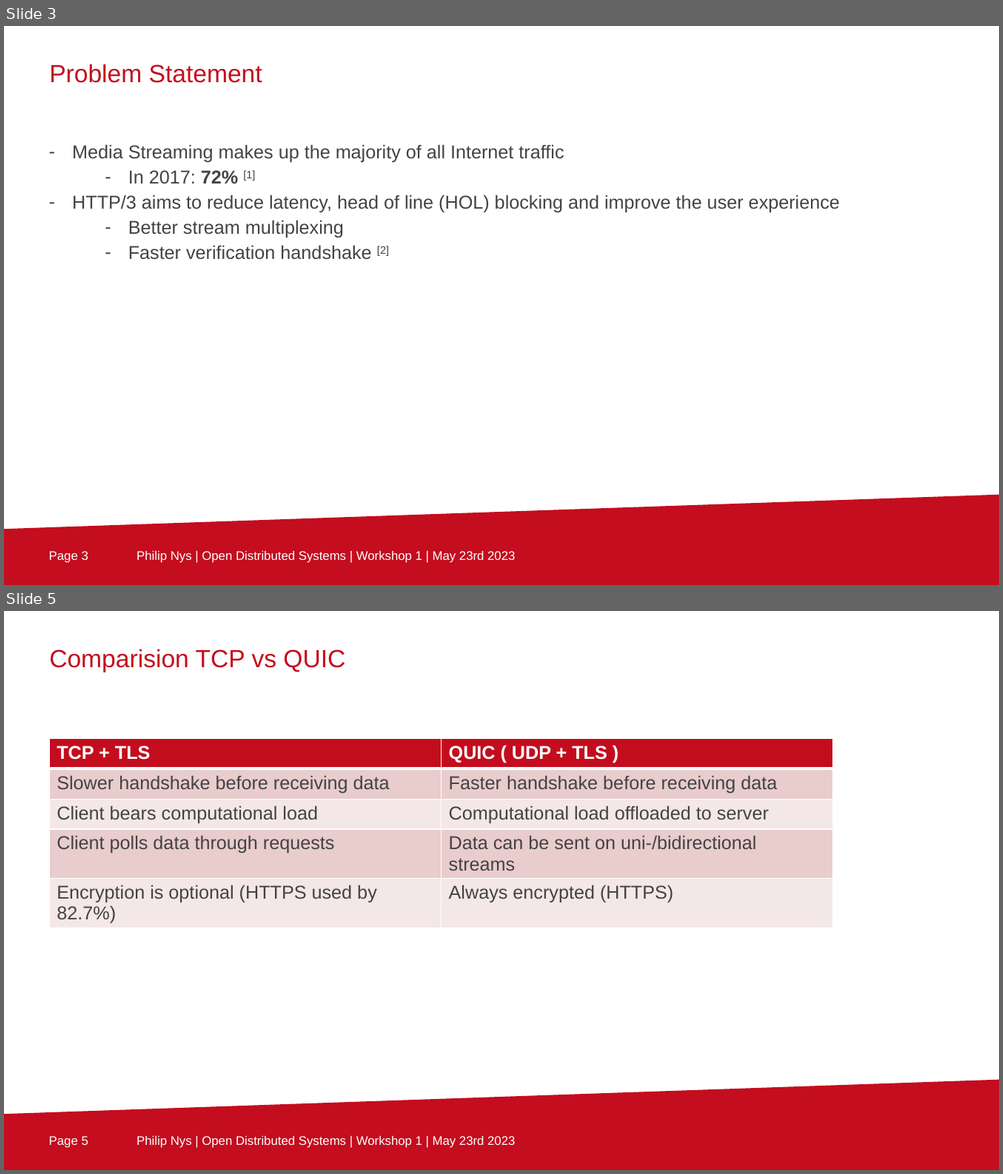
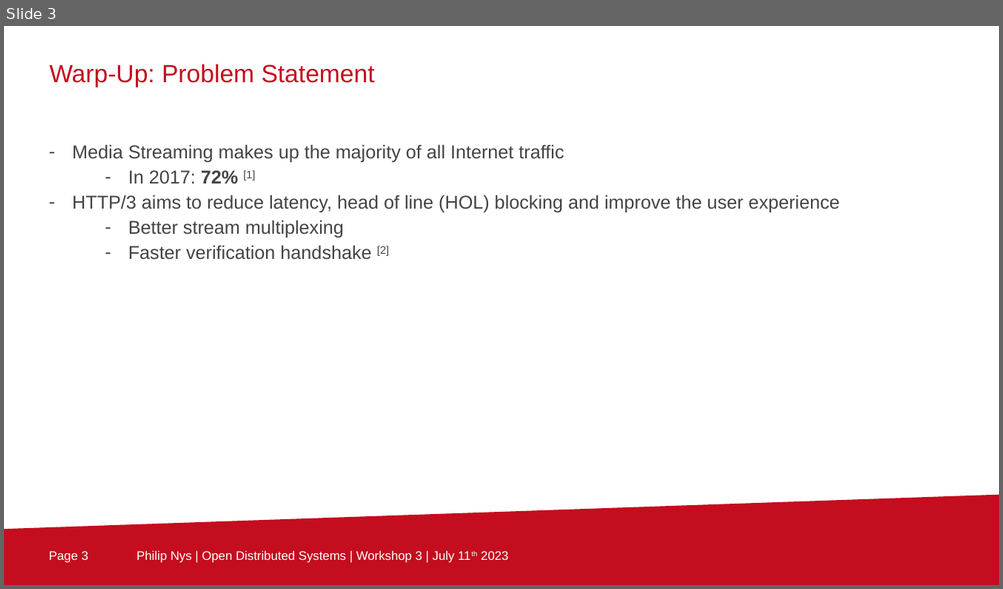
Before and after one commit to ArckyPN/tu-berlin-awt-pj-ss23-http3, a slide deck: Workshops/3/awt-pj-ss23-evaluation-of-http3-for-media-streaming-2.pptx. Shown one above the other, each under a label of ours: slides 3 and 5 before the commit, slide 3 after it; the slides between them are not shown. The pictures are 1003x1174 and 1003x589 pixels, drawn with LibreOffice and Linux fonts; fonts in the diff are those of the drawing; background and template pictures are left out. Boxes give left, top, right and bottom in pixels: in the first picture for what was removed or moved away, otherwise in the second. Text is boxed around its words. In the diff, an @@ line names an element or a change of style, - is before the commit and + after.

```diff
--- a/Workshops/3/awt-pj-ss23-evaluation-of-http3-for-media-streaming-2.pptx
+++ b/Workshops/3/awt-pj-ss23-evaluation-of-http3-for-media-streaming-2.pptx
@@ slide 5 removed at (4,611,999,1170), background #FFFFFF; not listed: 3 template elements that a slide beside it also shows @@
@@ text removed at (49,649,345,672) @@
-Comparision TCP vs QUIC
@@ table removed at (50,738,833,934), 5 rows, 2 columns @@
-TCP + TLS | QUIC ( UDP + TLS )
-Slower handshake before receiving data | Faster handshake before receiving data
-Client bears computational load | Computational load offloaded to server
-Client polls data through requests | Data can be sent on uni-/bidirectional streams
-Encryption is optional (HTTPS used by 82.7%) | Always encrypted (HTTPS)
@@ slide 3 changed as well @@
@@ text at (49,64,375,87): text changed @@
-Problem Statement
+Warp-Up: Problem Statement
@@ text at (136,551,508,563): text changed @@
-Philip Nys | Open Distributed Systems | Workshop 1 | May 23rd 2023
+Philip Nys | Open Distributed Systems | Workshop 3 | July 11th 2023
```
Also in this commit, not shown: 4 other slides changed, 4 slides added, 3 other slides removed, 2 other files.
